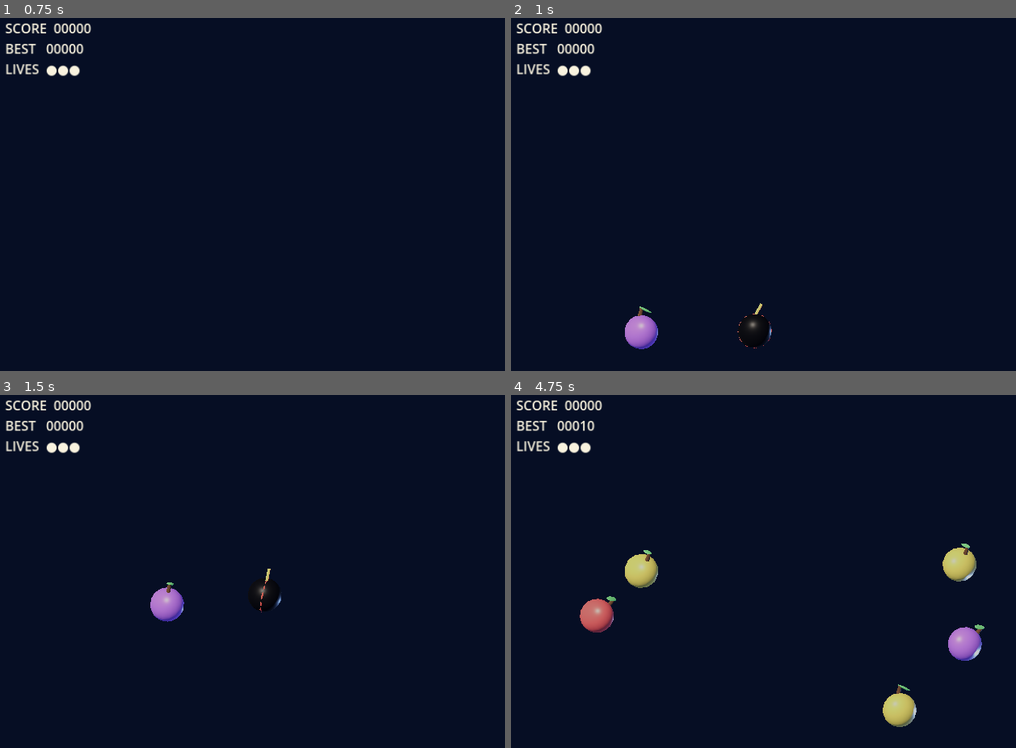
Above: before the commit, frames 1-4 (two rows, left to right).
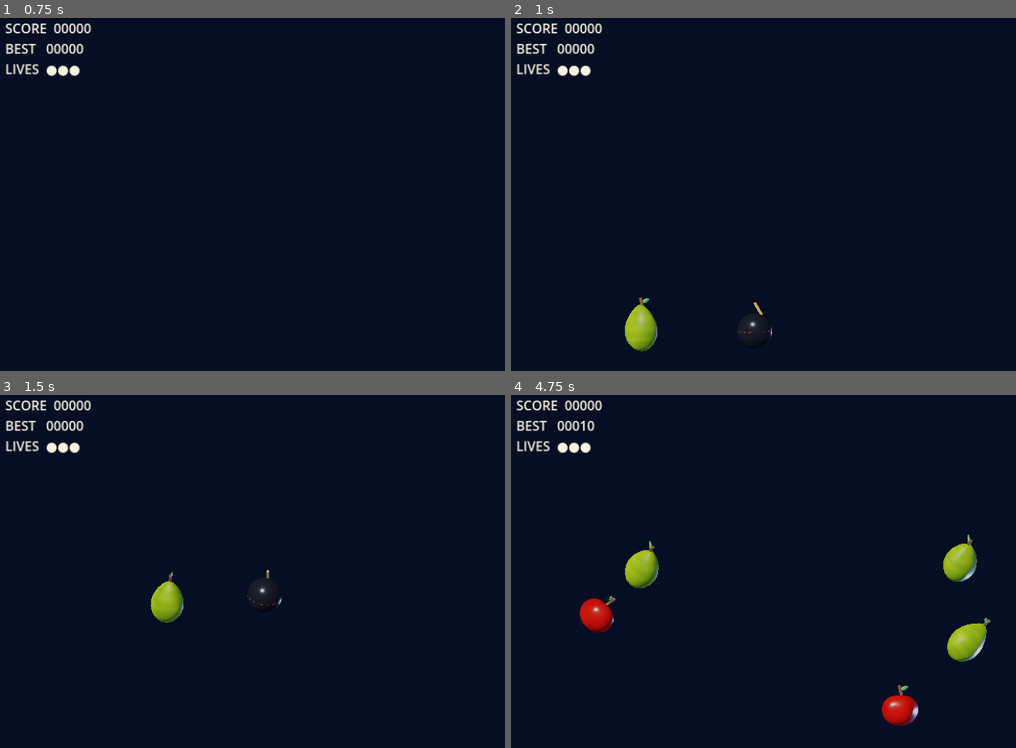
Above: after the commit, the same moments.

Repository: yellowHatpro/fruit-slice
Game: Godot game, scene res://scenes/game/main.tscn
Two runs of this game, one before a commit and one after it. Both use one fixed random seed, a clock stepped at 60 frames per second and the inputs below.
Inputs (mouse positions are in pixels of both pictures, inside the frame that each line leads up to):
- Up to frame 1 (0.75 s): click "START RUN" at 0.5 s
- Up to frame 2 (1 s): no input
- Up to frame 3 (1.5 s): tap Enter at 1.25 s; move the mouse to (454, 546) at 1.27 s; hold Space (start_game) from 1.28 s (still down); click (454, 546) at 1.42 s
- Up to frame 4 (4.75 s): release Space (start_game) at 2 s; drag from (697, 585) to (793, 638) at 2.02 s; move the mouse to (889, 486) at 2.77 s; hold Space (start_game) 2.78-3.5 s; click (889, 486) at 2.92 s; drag from (793, 638) to (632, 511) at 3.52 s; move the mouse to (outside the picture) at 4.27 s; hold Space (start_game) from 4.28 s (still down); click (outside the picture) at 4.42 s

Frame 1 is identical in both runs. In frame 2, 0.8% of the frame differs, in the area x 22-52%, y 79-95%; in frame 3, 0.7%; in frame 4, 2.9%, in the area x 13-96%, y 39-95%.

Commit message:
Replace procedural fruit with Blender assets

Diff:
--- a/scripts/gameplay/fruit_spawner.gd
+++ b/scripts/gameplay/fruit_spawner.gd
@@ -8,11 +8,6 @@
 var difficulty := 1.0
 var spawn_clock := 0.0
 var random := RandomNumberGenerator.new()
-var palette: Array[Color] = [
-	Color("ff5b5b"), Color("ffb347"), Color("f6df5f"),
-	Color("78df72"), Color("b46cff"), Color("ff70b7")
-]
-
 func _ready() -> void:
 	random.randomize()
 
@@ -66,7 +61,7 @@
 	item.position = Vector3(start_x, -4.6, random.randf_range(-0.35, 0.35))
 	var horizontal := random.randf_range(-1.8, 1.8) - start_x * 0.12
 	var upward := random.randf_range(8.5, 10.4) + difficulty * 0.3
-	var color := palette[random.randi_range(0, palette.size() - 1)]
+	var fruit_style := random.randi_range(0, Sliceable.FRUIT_MODELS.size() - 1)
 	add_child(item)
-	item.configure(kind, color, Vector3(horizontal, upward, 0.0), camera)
+	item.configure(kind, fruit_style, Vector3(horizontal, upward, 0.0), camera)
 	item_spawned.emit(item)
--- a/scripts/gameplay/sliceable.gd
+++ b/scripts/gameplay/sliceable.gd
@@ -7,7 +7,25 @@
 
 enum Kind { FRUIT, BOMB }
 
+const FRUIT_MODELS: Array[PackedScene] = [
+	preload("res://assets/models/apple.glb"),
+	preload("res://assets/models/orange.glb"),
+	preload("res://assets/models/pear.glb"),
+	preload("res://assets/models/plum.glb"),
+]
+const HALF_MODELS: Array[PackedScene] = [
+	preload("res://assets/models/apple_half.glb"),
+	preload("res://assets/models/orange_half.glb"),
+	preload("res://assets/models/pear_half.glb"),
+	preload("res://assets/models/plum_half.glb"),
+]
+const FRUIT_COLORS: Array[Color] = [
+	Color("d10916"), Color("ff5f08"), Color("84c714"), Color("52108c")
+]
+const BOMB_MODEL: PackedScene = preload("res://assets/models/bomb.glb")
+
 var kind: Kind = Kind.FRUIT
+var fruit_style := 0
 var velocity := Vector3.ZERO
 var gravity_strength := 10.5
 var point_value := 10
@@ -18,9 +36,10 @@
 var visual: Node3D
 var elapsed := 0.0
 
-func configure(item_kind: Kind, color: Color, launch_velocity: Vector3, view_camera: Camera3D) -> void:
+func configure(item_kind: Kind, style: int, launch_velocity: Vector3, view_camera: Camera3D) -> void:
 	kind = item_kind
-	fruit_color = color
+	fruit_style = clampi(style, 0, FRUIT_MODELS.size() - 1)
+	fruit_color = FRUIT_COLORS[fruit_style]
 	velocity = launch_velocity
 	camera = view_camera
 	collision_layer = 1
@@ -35,91 +54,16 @@
 	visual.name = "Visual"
 	add_child(visual)
 
-	var body := MeshInstance3D.new()
-	var mesh := SphereMesh.new()
-	mesh.radius = 0.48
-	mesh.height = 0.96
-	mesh.radial_segments = 16
-	mesh.rings = 8
-	body.mesh = mesh
-	var material := StandardMaterial3D.new()
-	material.albedo_color = Color(0.08, 0.08, 0.1) if kind == Kind.BOMB else fruit_color
-	material.roughness = 0.42
-	material.metallic = 0.65 if kind == Kind.BOMB else 0.05
-	body.material_override = material
-	visual.add_child(body)
+	var model_scene := BOMB_MODEL if kind == Kind.BOMB else FRUIT_MODELS[fruit_style]
+	var model := model_scene.instantiate() as Node3D
+	model.name = "BlenderModel"
+	visual.add_child(model)
 
 	var collision := CollisionShape3D.new()
 	var sphere := SphereShape3D.new()
 	sphere.radius = 0.5
 	collision.shape = sphere
 	add_child(collision)
-
-	if kind == Kind.BOMB:
-		_add_bomb_details()
-	else:
-		_add_fruit_details()
-
-
-func _add_fruit_details() -> void:
-	var stem := MeshInstance3D.new()
-	var stem_mesh := CylinderMesh.new()
-	stem_mesh.top_radius = 0.045
-	stem_mesh.bottom_radius = 0.065
-	stem_mesh.height = 0.3
-	stem.mesh = stem_mesh
-	stem.position.y = 0.55
-	stem.rotation.z = -0.22
-	var stem_material := StandardMaterial3D.new()
-	stem_material.albedo_color = Color("5b3a24")
-	stem.material_override = stem_material
-	visual.add_child(stem)
-
-	var leaf := MeshInstance3D.new()
-	var leaf_mesh := SphereMesh.new()
-	leaf_mesh.radius = 0.14
-	leaf_mesh.height = 0.28
-	leaf.mesh = leaf_mesh
-	leaf.scale = Vector3(1.4, 0.25, 0.7)
-	leaf.position = Vector3(0.14, 0.62, 0.0)
-	leaf.rotation.z = -0.5
-	var leaf_material := StandardMaterial3D.new()
-	leaf_material.albedo_color = Color("65d96f")
-	leaf.material_override = leaf_material
-	visual.add_child(leaf)
-
-
-func _add_bomb_details() -> void:
-	var band := MeshInstance3D.new()
-	var band_mesh := TorusMesh.new()
-	band_mesh.inner_radius = 0.43
-	band_mesh.outer_radius = 0.49
-	band_mesh.rings = 12
-	band_mesh.ring_segments = 16
-	band.mesh = band_mesh
-	band.rotation.x = PI * 0.5
-	var band_material := StandardMaterial3D.new()
-	band_material.albedo_color = Color("ff4f45")
-	band_material.emission_enabled = true
-	band_material.emission = Color("7c1616")
-	band.material_override = band_material
-	visual.add_child(band)
-
-	var fuse := MeshInstance3D.new()
-	var fuse_mesh := CylinderMesh.new()
-	fuse_mesh.top_radius = 0.04
-	fuse_mesh.bottom_radius = 0.04
-	fuse_mesh.height = 0.38
-	fuse.mesh = fuse_mesh
-	fuse.position = Vector3(0.12, 0.59, 0.0)
-	fuse.rotation.z = -0.55
-	var fuse_material := StandardMaterial3D.new()
-	fuse_material.albedo_color = Color("f7c95c")
-	fuse_material.emission_enabled = true
-	fuse_material.emission = Color("db6b26")
-	fuse.material_override = fuse_material
-	visual.add_child(fuse)
-
 
 func _physics_process(delta: float) -> void:
 	if was_sliced:
@@ -156,19 +100,10 @@
 
 func _spawn_halves(direction: Vector2) -> void:
 	for side in [-1.0, 1.0]:
-		var half := MeshInstance3D.new()
-		var half_mesh := SphereMesh.new()
-		half_mesh.radius = 0.47
-		half_mesh.height = 0.9
-		half_mesh.radial_segments = 12
-		half_mesh.rings = 6
-		half.mesh = half_mesh
-		half.scale = Vector3(0.48, 1.0, 1.0)
-		half.position.x = side * 0.24
-		var material := StandardMaterial3D.new()
-		material.albedo_color = fruit_color.lightened(0.08)
-		material.roughness = 0.48
-		half.material_override = material
+		var half := HALF_MODELS[fruit_style].instantiate() as Node3D
+		half.name = "BlenderHalf"
+		half.scale.x = side
+		half.position.x = side * 0.12
 		add_child(half)
 		var tween := create_tween().set_parallel(true)
 		var drift := Vector3(side * (0.85 + absf(direction.x) * 0.01), 0.45, side * 0.25)
--- a/scripts/tests/smoke_test.gd
+++ b/scripts/tests/smoke_test.gd
@@ -32,7 +32,7 @@
 
 	var fruit := Sliceable.new()
 	root.add_child(fruit)
-	fruit.configure(Sliceable.Kind.FRUIT, Color.RED, Vector3.ZERO, null)
+	fruit.configure(Sliceable.Kind.FRUIT, 0, Vector3.ZERO, null)
 	var slice_count := [0]
 	fruit.sliced.connect(func(_item: Sliceable, _position: Vector2, _points: int) -> void: slice_count[0] += 1)
 	fruit.slice_at(Vector2.ZERO, Vector2.RIGHT)
Binary file added: assets/models/apple.glb
Not shown, added: assets/models/apple.glb.import
Binary file added: assets/models/apple_apple_skin.png
Not shown, added: assets/models/apple_apple_skin.png.import
Binary file added: assets/models/apple_half.glb
Not shown, added: assets/models/apple_half.glb.import
Binary file added: assets/models/apple_half_apple_skin.png
Not shown, added: assets/models/apple_half_apple_skin.png.import
Binary file added: assets/models/bomb.glb
Not shown, added: assets/models/bomb.glb.import
Binary file added: assets/models/orange.glb
Not shown, added: assets/models/orange.glb.import
(and 35 more such lines)
